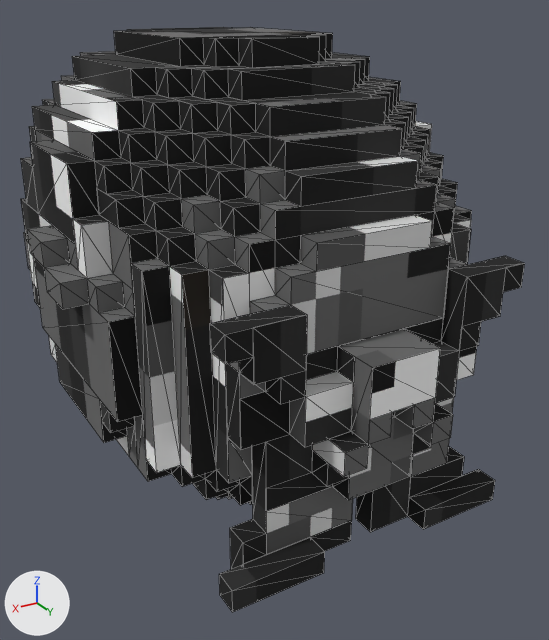
One commit to the glTF model new/assetcoloring/zilla gltf create/gltf out/black durag/grayscale/black durag_lazer light.gltf: the scene before it, then after it.
Camera for both pictures: a camera (50 mm lens) standing at (16.1, 29.4, 5.5) and looking at (-1.7, -0.1, -9.2). Arrows for +X, +Y and +Z are at lower left; the lights stay in place. Mesh edges are drawn as thin lines. Vertices at the same position are counted once.

Objects in the first picture: 'C18_H_Durag_Skydiving_VRGg-Mesh'.
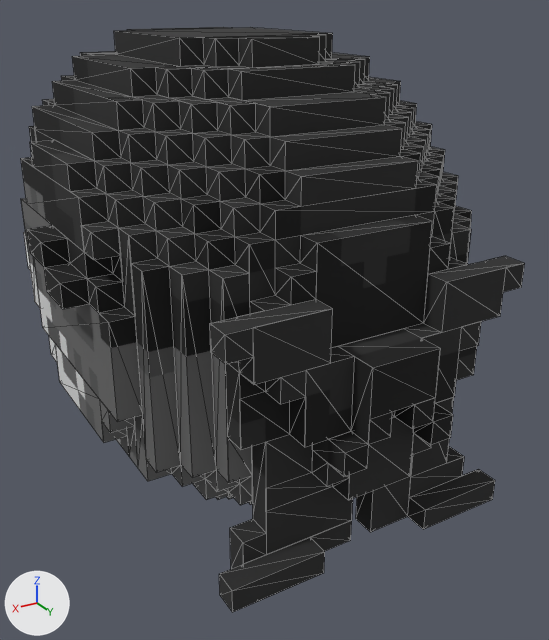
Location of each change, (x1, y1, x2, y2) in pixels of the pictures (549 x 640 px; the box of a moved part takes in the faces that stretch with it):
part 1 of me_c18_h_durag_skydiving_vrgg_mesh, moved or reshaped
    both: (21, 125, 523, 447)
part 2 of me_c18_h_durag_skydiving_vrgg_mesh, surface changed (grey to black)
    both: (21, 27, 513, 585)

The change in detail:
me_c18_h_durag_skydiving_vrgg_mesh is used by ob_c18_h_durag_skydiving_vrgg_mesh; location (0.0, 0.0, 0.0); scale (-1.0, 1.0, 1.0).
me_c18_h_durag_skydiving_vrgg_mesh had 981 vertices, 1558 faces and spanned x -9.5..9.5, y -17.5..11.5, z -15.0..4.0.
me_c18_h_durag_skydiving_vrgg_mesh now has 990 vertices, 1582 faces and spans x -9.5..9.5, y -17.5..11.5, z -15.0..4.0.
Part 1, on me_c18_h_durag_skydiving_vrgg_mesh:
15 vertices are removed from x -8.5..7.5, y -2.5..10.5, z -7.0..-2.0.
60 faces are deleted.
4 vertices are added at (2.5, 10.5, -4.0), (-2.5, 10.5, -4.0), (7.5, 2.5, -1.0), (8.5, 2.5, -1.0).
8 new vertices lie (0.0, 0.0, 1.0) away from vertices in x -8.5..8.5, y 2.5..4.5, z -4.0..-2.0.
6 new vertices lie (-1.0, 0.0, 0.0) away from vertices in x -7.5..3.5, y 2.5..10.5, z -6.0..-1.0.
6 new vertices lie (1.0, 0.0, 0.0) away from vertices in x -3.5..7.5, y 3.5..10.5, z -6.0..-1.0.
84 new faces join them.
me_c18_h_durag_skydiving_vrgg_mesh part 2: 1486 kept faces spanning x -9.5..9.5, y -17.5..11.5, z -15.0..4.0 get new texture (UV) coordinates.
